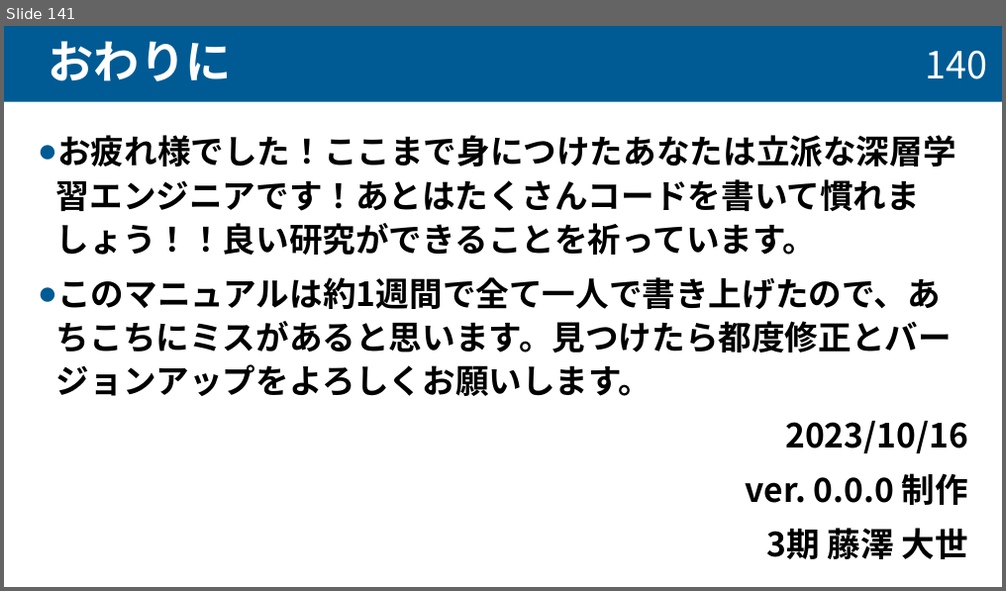
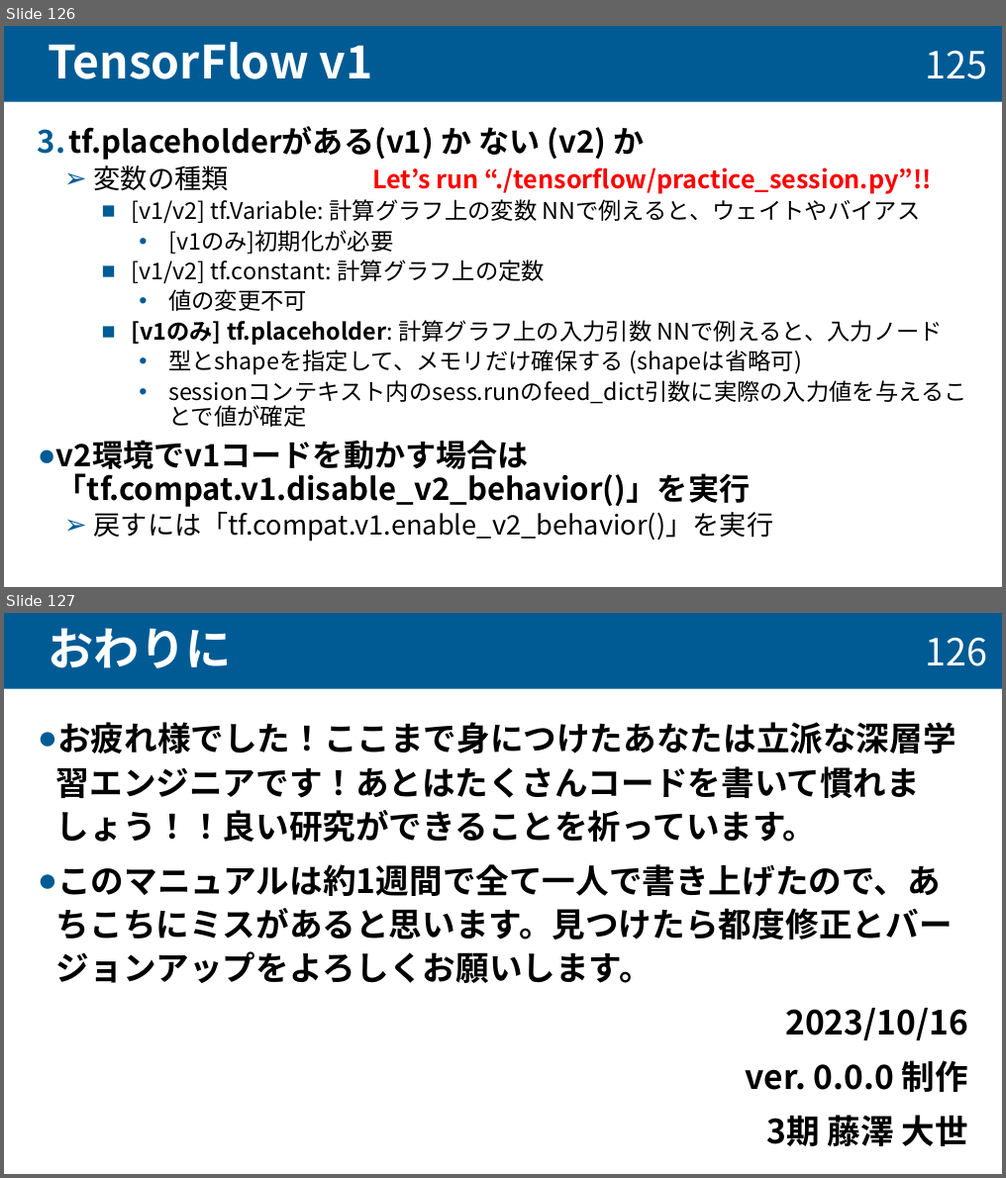
Before and after one commit to taiseifujisawa/cnn_manual_nktlab, a slide deck: cnn_manual.pptx. Shown one above the other, each under a label of ours: slide 141 before the commit, slides 126 and 127 after it. The pictures are 1006x591 and 1006x1178 pixels, drawn with LibreOffice and Linux fonts; fonts in the diff are those of the drawing. Boxes give left, top, right and bottom in pixels: in the first picture for what was removed or moved away, otherwise in the second. Text is boxed around its words. In the diff, an @@ line names an element or a change of style, - is before the commit and + after.

```diff
--- a/cnn_manual.pptx
+++ b/cnn_manual.pptx
@@ slide 126 added at (4, 26, 1002, 587), background #FFFFFF @@
@@ title added at (4, 26, 1002, 101), fill #005B94, 44 pt, text #FFFFFF, bold @@
+TensorFlow v1
@@ page number added at (925, 51, 987, 79), 36 pt, text #FFFFFF @@
+125
@@ text added at (56, 126, 967, 542), 22.2 pt, text #000000 @@
+3. tf.placeholderがある(v1) か ない (v2) か
+  ➢ 変数の種類
+    ■ [v1/v2] tf.Variable: 計算グラフ上の変数 NNで例えると、ウェイトやバイアス
+      • [v1のみ]初期化が必要
+    ■ [v1/v2] tf.constant: 計算グラフ上の定数
+      • 値の変更不可
+    ■ [v1のみ] tf.placeholder: 計算グラフ上の入力引数 NNで例えると、入力ノード
+      • 型とshapeを指定して、メモリだけ確保する (shapeは省略可)
+      • sessionコンテキスト内のsess.runのfeed_dict引数に実際の入力値を与えることで値が確定
+● v2環境でv1コードを動かす場合は「tf.compat.v1.disable_v2_behavior()」を実行
+  ➢ 戻すには「tf.compat.v1.enable_v2_behavior()」を実行
@@ text added at (372, 168, 932, 194), 24 pt, text #FF0000, bold @@
+Let’s run “./tensorflow/practice_session.py”!!
@@ what was slide 141 is now slide 127 @@
@@ page number at (925, 638, 987, 666): text changed @@
-140
+126
```
Also in this commit, not shown: 7 slides changed, 14 other slides added, 29 slides removed.
